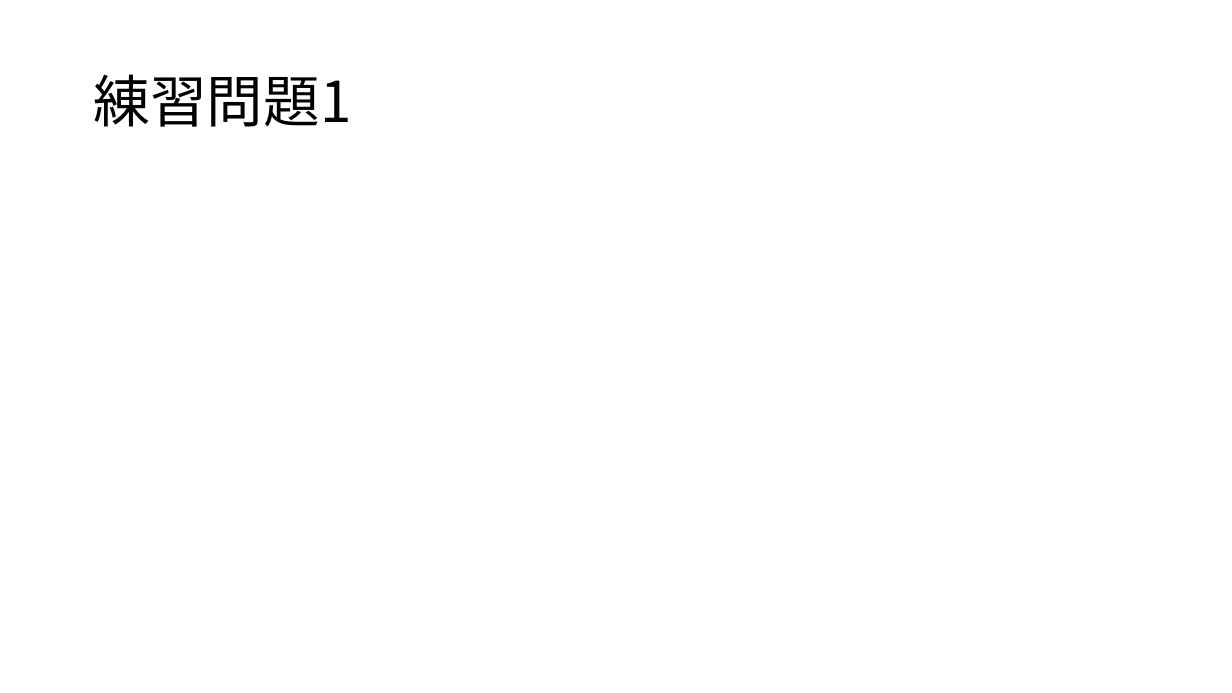
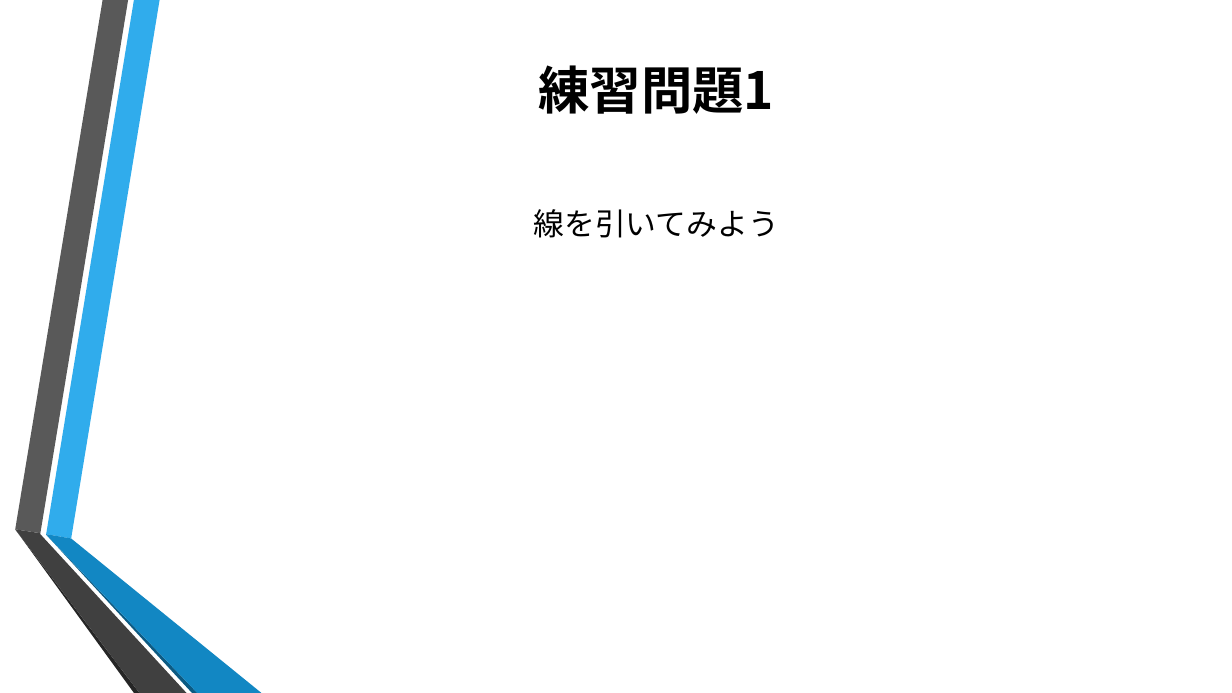
Before and after one commit to ColorSchemeSystem/1DaySummerIntern, a slide deck: slide 8 of 1day.pptx (slide 6 before the commit). Drawn at 1232x693 pixels with LibreOffice and Linux fonts; fonts in the diff are those of the drawing; background and template pictures are left out. Boxes give left, top, right and bottom in pixels: in the first picture for what was removed or moved away, otherwise in the second. Text is boxed around its words. In the diff, an @@ line names an element or a change of style, - is before the commit and + after.

```diff
--- a/1day.pptx
+++ b/1day.pptx
@@ title "練習問題1": place and size @@
-title "練習問題1" at (94,74,351,127)
+title "練習問題1" at (538,65,773,114)
@@ title "練習問題1" at (538,65,773,114): size 44 to 40 pt, bold on; alignment left to centre; line spacing 0.9 to 1 @@
@@ text added at (533,209,779,238), 24 pt, text #000000 @@
+線を引いてみよう
@@ group added at (15,0,262,693): 6 freeform shapes @@
```
Also in this commit, not shown: 9 other slides changed, 10 slides added, 3 slides removed.
